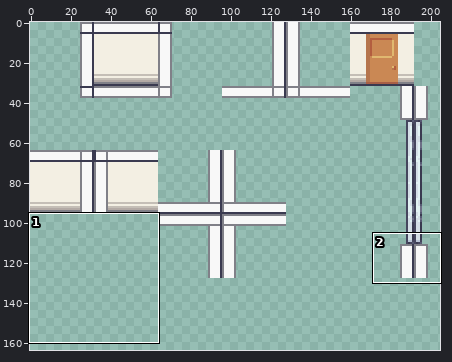
File history of a sprite sheet, tiles/Walls.png. Above: a wide view before the commit, with the close-up outlined.
Close-up. Earlier state:
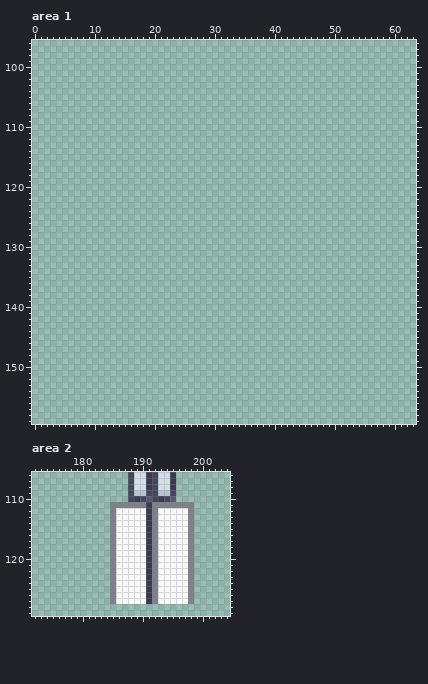
The file is 512x512 pixels. Shown: area 1: x 0..63, y 96..159; area 2: x 172..204, y 106..129. The wide view leaves out empty margins.
After the commit:
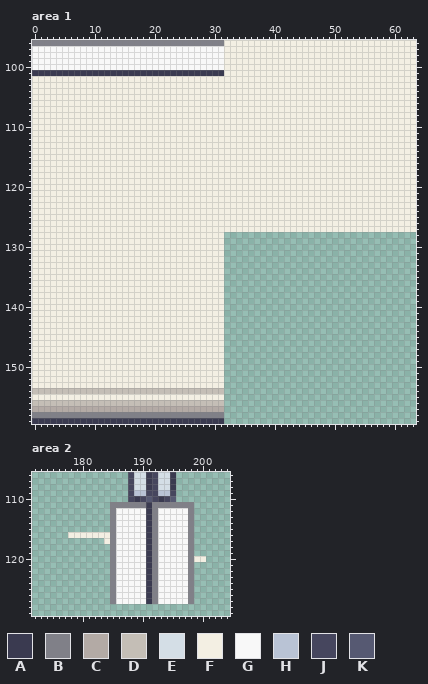
Palette (. is transparent): A #3a3a50  B #808088  C #b3aaa5  D #c4beb6  E #d4dee6  F #f3efe3  G #f8f8f8  H #b9c3d5  J #46465e  K #565972
From old to new:
Area 1:
y 96: x 0..63 ................................................................ -> BBBBBBBBBBBBBBBBBBBBBBBBBBBBBBBBFFFFFFFFFFFFFFFFFFFFFFFFFFFFFFFF
y 97..100: x 0..63 ................................................................ -> GGGGGGGGGGGGGGGGGGGGGGGGGGGGGGGGFFFFFFFFFFFFFFFFFFFFFFFFFFFFFFFF
y 101: x 0..63 ................................................................ -> AAAAAAAAAAAAAAAAAAAAAAAAAAAAAAAAFFFFFFFFFFFFFFFFFFFFFFFFFFFFFFFF
y 102..127: x 0..63 ................................................................ -> FFFFFFFFFFFFFFFFFFFFFFFFFFFFFFFFFFFFFFFFFFFFFFFFFFFFFFFFFFFFFFFF
y 128..153: x 0..31 ................................ -> FFFFFFFFFFFFFFFFFFFFFFFFFFFFFFFF
y 154: x 0..31 ................................ -> DDDDDDDDDDDDDDDDDDDDDDDDDDDDDDDD
y 155: x 0..31 ................................ -> FFFFFFFFFFFFFFFFFFFFFFFFFFFFFFFF
y 156: x 0..31 ................................ -> DDDDDDDDDDDDDDDDDDDDDDDDDDDDDDDD
y 157: x 0..31 ................................ -> CCCCCCCCCCCCCCCCCCCCCCCCCCCCCCCC
y 158: x 0..31 ................................ -> BBBBBBBBBBBBBBBBBBBBBBBBBBBBBBBB
y 159: x 0..31 ................................ -> AAAAAAAAAAAAAAAAAAAAAAAAAAAAAAAA
Area 2:
y 116: x 178..184 ....... -> FFFFFFF
y 117: x 184 . -> F
y 120: x 199..200 .. -> FF
